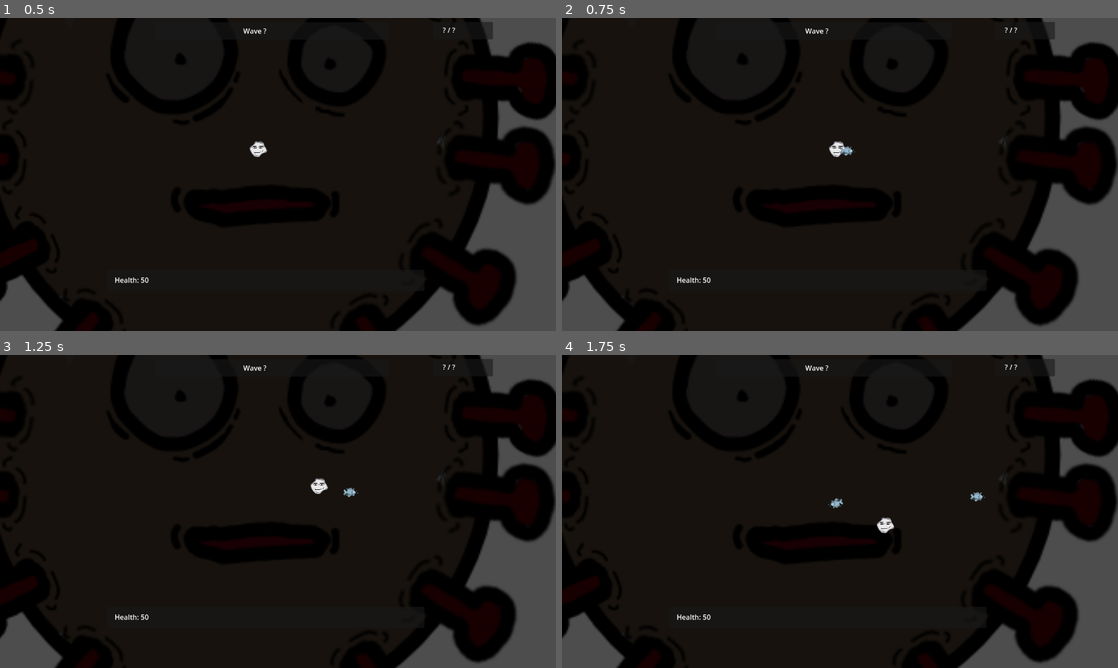
Above: before the commit, frames 1-4 (two rows, left to right).
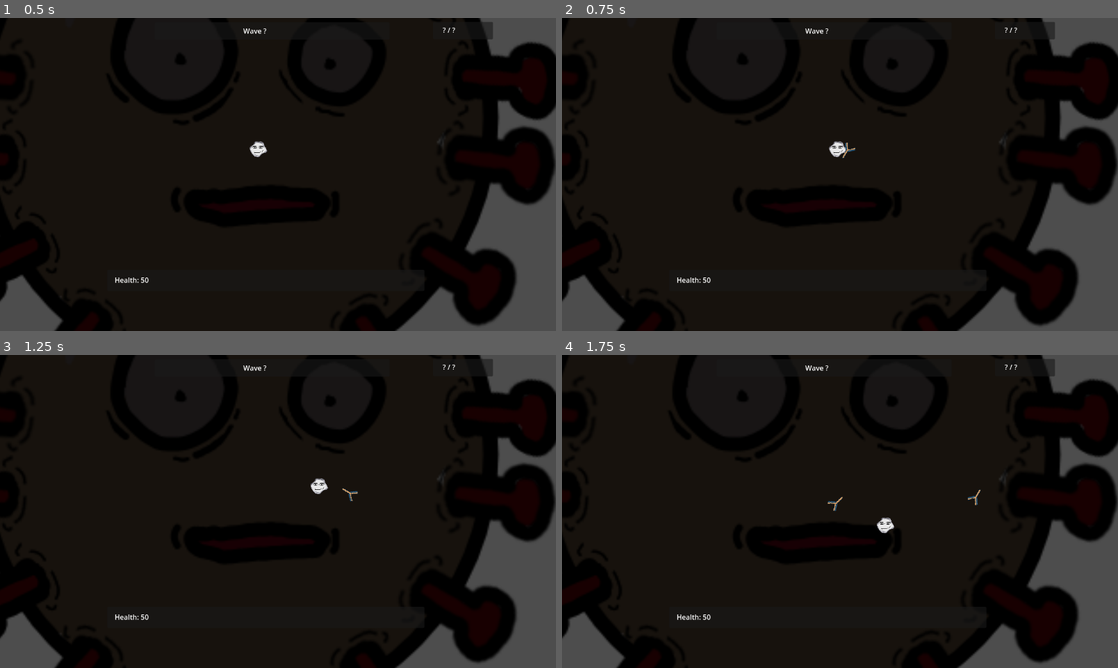
Above: after the commit, the same moments.

Repository: shirograhm/Project-Powerhouse
Game: Godot game, scene res://scenes/game.tscn
Same seed, same stepped clock (60 frames per second), same inputs: the game is played once before the commit and once after it.
Inputs (mouse positions are in pixels of both pictures, inside the frame that each line leads up to):
- Up to frame 1 (0.5 s): no input
- Up to frame 2 (0.75 s): tap Enter at 0.5 s; move the mouse to (962, 158) at 0.52 s; press the mouse at (962, 158) at 0.53 s; hold D (right) from 0.53 s (still down)
- Up to frame 3 (1.25 s): keep holding D (right)
- Up to frame 4 (1.75 s): move the mouse to (728, 527) at 1.27 s; release D (right) at 1.28 s; release the mouse at (728, 527) at 1.28 s; hold S (down) from 1.28 s (still down); click (728, 527) at 1.35 s

Frame 1 is identical in both runs. In frame 2, less than 0.1% of the frame differs, in the area x 50-53%, y 39-45%; in frame 3, less than 0.1%; in frame 4, 0.1%, in the area x 47-77%, y 42-50%.

Commit message:
added projectile_base and antibody projectile

Diff:
--- a/projectpowerhouse/scenes/enemies/enemy_demo.tscn
+++ b/projectpowerhouse/scenes/enemies/enemy_demo.tscn
@@ -7,6 +7,7 @@
 [sub_resource type="CircleShape2D" id="CircleShape2D_6cdo2"]
 
 [node name="EnemyDemo" instance=ExtResource("1_r256y")]
+collision_mask = 5
 health = 10.0
 damage = 10.0
 move_speed = 20.0
--- a/projectpowerhouse/scenes/game.tscn
+++ b/projectpowerhouse/scenes/game.tscn
@@ -1,9 +1,8 @@
-[gd_scene load_steps=8 format=3 uid="uid://btlnqkoa2cth5"]
+[gd_scene load_steps=7 format=3 uid="uid://btlnqkoa2cth5"]
 
 [ext_resource type="Script" path="res://scripts/game.gd" id="1_drvb0"]
 [ext_resource type="Texture2D" uid="uid://bnaxccbfj8ein" path="res://texures/Virus.png" id="2_7b3vt"]
 [ext_resource type="PackedScene" uid="uid://bmdt3aeem0yvb" path="res://scenes/player.tscn" id="3_mvtyn"]
-[ext_resource type="PackedScene" uid="uid://banm5oq63ip52" path="res://scenes/enemies/enemy_demo.tscn" id="4_ohd7j"]
 [ext_resource type="PackedScene" path="res://scenes/enemies/spawner.tscn" id="5_qpqp8"]
 [ext_resource type="PackedScene" uid="uid://d4co5sbcgnc11" path="res://scenes/hud.tscn" id="6_3ns4i"]
 
@@ -29,7 +28,6 @@
 curve = SubResource("Curve2D_ir7ye")
 spawn_time = 2.0
 spawn_parent = NodePath("..")
-spawn_scene = ExtResource("4_ohd7j")
 player_node = NodePath("../Player")
 
 [node name="Hud" parent="." instance=ExtResource("6_3ns4i")]
--- a/projectpowerhouse/scenes/player.tscn
+++ b/projectpowerhouse/scenes/player.tscn
@@ -2,7 +2,7 @@
 
 [ext_resource type="Texture2D" uid="uid://b54g18nbd0roi" path="res://texures/player.png" id="1_p076o"]
 [ext_resource type="Script" path="res://scripts/player.gd" id="1_rktpd"]
-[ext_resource type="PackedScene" uid="uid://7rbt8oegjtj3" path="res://scenes/goldfish.tscn" id="2_pgix3"]
+[ext_resource type="PackedScene" uid="uid://dqleoyv2bmiwy" path="res://scenes/projectiles/antibody.tscn" id="2_uyq6j"]
 
 [sub_resource type="CapsuleShape2D" id="CapsuleShape2D_qa2pt"]
 
@@ -10,7 +10,7 @@
 position = Vector2(500, 500)
 collision_mask = 22
 script = ExtResource("1_rktpd")
-Projectile = ExtResource("2_pgix3")
+Projectile = ExtResource("2_uyq6j")
 
 [node name="CollisionShape2D" type="CollisionShape2D" parent="."]
 shape = SubResource("CapsuleShape2D_qa2pt")
--- /dev/null
+++ b/projectpowerhouse/scenes/projectiles/antibody.tscn
@@ -0,0 +1,34 @@
+[gd_scene load_steps=5 format=3 uid="uid://dqleoyv2bmiwy"]
+
+[ext_resource type="Script" path="res://scripts/projectiles/antibody.gd" id="1_l6ckt"]
+[ext_resource type="Texture2D" uid="uid://bqwvvpkrwe54o" path="res://texures/antibody.png" id="2_e3fii"]
+
+[sub_resource type="CircleShape2D" id="CircleShape2D_jukcx"]
+radius = 16.0
+
+[sub_resource type="SpriteFrames" id="SpriteFrames_qg11i"]
+animations = [{
+"frames": [{
+"duration": 1.0,
+"texture": ExtResource("2_e3fii")
+}],
+"loop": true,
+"name": &"default",
+"speed": 5.0
+}]
+
+[node name="AntibodyController" type="Area2D"]
+collision_layer = 4
+collision_mask = 2
+script = ExtResource("1_l6ckt")
+spin_rate = 180
+
+[node name="CollisionShape2D" type="CollisionShape2D" parent="."]
+shape = SubResource("CircleShape2D_jukcx")
+
+[node name="AnimatedSprite2D" type="AnimatedSprite2D" parent="."]
+texture_filter = 1
+sprite_frames = SubResource("SpriteFrames_qg11i")
+
+[connection signal="area_entered" from="." to="." method="_on_area_entered"]
+[connection signal="body_entered" from="." to="." method="_on_body_entered"]
--- a/projectpowerhouse/scenes/goldfish.tscn
+++ b/projectpowerhouse/scenes/projectiles/goldfish.tscn
@@ -1,20 +1,20 @@
 [gd_scene load_steps=8 format=3 uid="uid://7rbt8oegjtj3"]
 
-[ext_resource type="Texture2D" uid="uid://cnrqn0s0juwkb" path="res://texures/goldfish.png" id="1_4f3af"]
-[ext_resource type="Script" path="res://scripts/goldfish.gd" id="1_sgfff"]
+[ext_resource type="Script" path="res://scripts/projectiles/goldfish.gd" id="1_l41wi"]
+[ext_resource type="Texture2D" uid="uid://cnrqn0s0juwkb" path="res://texures/goldfish.png" id="2_1u8em"]
 
 [sub_resource type="CircleShape2D" id="CircleShape2D_7fopc"]
 
 [sub_resource type="AtlasTexture" id="AtlasTexture_bba80"]
-atlas = ExtResource("1_4f3af")
+atlas = ExtResource("2_1u8em")
 region = Rect2(0, 0, 48, 48)
 
 [sub_resource type="AtlasTexture" id="AtlasTexture_uf7ks"]
-atlas = ExtResource("1_4f3af")
+atlas = ExtResource("2_1u8em")
 region = Rect2(48, 0, 48, 48)
 
 [sub_resource type="AtlasTexture" id="AtlasTexture_byfm4"]
-atlas = ExtResource("1_4f3af")
+atlas = ExtResource("2_1u8em")
 region = Rect2(96, 0, 48, 48)
 
 [sub_resource type="SpriteFrames" id="SpriteFrames_wcjk5"]
@@ -35,9 +35,10 @@
 }]
 
 [node name="GoldfishController" type="Area2D"]
+texture_filter = 1
 collision_layer = 4
 collision_mask = 2
-script = ExtResource("1_sgfff")
+script = ExtResource("1_l41wi")
 
 [node name="CollisionShape2D" type="CollisionShape2D" parent="."]
 shape = SubResource("CircleShape2D_7fopc")
@@ -46,7 +47,5 @@
 sprite_frames = SubResource("SpriteFrames_wcjk5")
 frame_progress = 0.554087
 
-[node name="Goldfish" type="Node2D" parent="."]
-
 [connection signal="area_entered" from="." to="." method="_on_area_entered"]
 [connection signal="body_entered" from="." to="." method="_on_body_entered"]
--- /dev/null
+++ b/projectpowerhouse/scenes/projectiles/projectile_base.tscn
@@ -0,0 +1,11 @@
+[gd_scene load_steps=2 format=3 uid="uid://bu07gb7wnni3j"]
+
+[ext_resource type="Script" path="res://scripts/projectiles/projectile_base.gd" id="1_avnq8"]
+
+[node name="ProjectileBaseController" type="Area2D"]
+texture_filter = 1
+collision_layer = 4
+collision_mask = 2
+script = ExtResource("1_avnq8")
+
+[node name="AnimatedSprite2D" type="AnimatedSprite2D" parent="."]
--- a/projectpowerhouse/scripts/goldfish.gd
+++ /dev/null
@@ -1,40 +0,0 @@
-class_name goldfish extends Area2D
-
-@export var lifetime := 10.0
-@export var direction:Vector2
-@export var speed := 300.0
-@export var damage := 5.0
-
-var collided_enemy:enemy_base = null;
-var life_timer:float
-# Called when the node enters the scene tree for the first time.
-func _ready() -> void:
-	life_timer = lifetime
-
-
-# Called every frame. 'delta' is the elapsed time since the previous frame.
-func _process(delta: float) -> void:
-	if life_timer > 0:
-		life_timer -= delta
-	else:
-		queue_free()
-
-func _physics_process(delta: float) -> void:
-	position += direction.normalized() * speed  * delta
-
-
-func handle_collision(collided: Node2D):
-	if collided is enemy_base:
-		print("is enemy base")
-		collided_enemy = collided as enemy_base
-		collided_enemy.take_damage(damage)
-		queue_free()
-	else:
-		queue_free()
-
-func _on_body_entered(body: Node2D) -> void:
-	handle_collision(body)
-
-
-func _on_area_entered(area: Area2D) -> void:
-	handle_collision(area)
--- a/projectpowerhouse/scripts/player.gd
+++ b/projectpowerhouse/scripts/player.gd
@@ -37,6 +37,10 @@
 		var goldfish_projectile = projectile as goldfish
 		goldfish_projectile.direction = global_position.direction_to(target)
 		goldfish_projectile.look_at(target)
+	elif projectile is antibody:
+		var antibody_projectile = projectile as antibody
+		antibody_projectile.direction = global_position.direction_to(target)
+		antibody_projectile.look_at(target)
 
 func die():
 	queue_free()
--- /dev/null
+++ b/projectpowerhouse/scripts/projectiles/antibody.gd
@@ -0,0 +1,19 @@
+class_name antibody extends projectile_base
+
+var collided_enemy:enemy_base = null;
+
+func handle_collision(collided: Node2D):
+	if collided is enemy_base:
+		collided_enemy = collided as enemy_base
+		collided_enemy.take_damage(damage)
+		queue_free()
+	else:
+		queue_free()
+
+func _on_body_entered(body: Node2D) -> void:
+	handle_collision(body)
+
+
+
+func _on_area_entered(area: Area2D) -> void:
+	handle_collision(area)
--- /dev/null
+++ b/projectpowerhouse/scripts/projectiles/goldfish.gd
@@ -0,0 +1,19 @@
+class_name goldfish extends projectile_base
+
+var collided_enemy:enemy_base = null;
+
+
+func handle_collision(collided: Node2D):
+	if collided is enemy_base:
+		collided_enemy = collided as enemy_base
+		collided_enemy.take_damage(damage)
+		queue_free()
+	else:
+		queue_free()
+
+func _on_body_entered(body: Node2D) -> void:
+	handle_collision(body)
+
+
+func _on_area_entered(area: Area2D) -> void:
+	handle_collision(area)
--- /dev/null
+++ b/projectpowerhouse/scripts/projectiles/projectile_base.gd
@@ -0,0 +1,26 @@
+class_name projectile_base extends Area2D
+
+@export var lifetime := 10.0
+@export var direction:Vector2
+@export var speed := 300.0
+@export var damage := 5.0
+@export var spin_rate := 0
+
+var life_timer:float
+
+func _ready() -> void:
+	life_timer = lifetime
+
+func _process(delta: float) -> void:
+	if life_timer > 0:
+		life_timer -= delta
+	else:
+		queue_free()
+
+func handle_collision(collided: Node2D):
+	pass
+
+func _physics_process(delta: float) -> void:
+	position += direction.normalized() * speed  * delta
+	if spin_rate > 0:
+		$AnimatedSprite2D.rotation_degrees = $AnimatedSprite2D.rotation_degrees + spin_rate * delta
Binary file added: projectpowerhouse/texures/antibody.png
Not shown, added: projectpowerhouse/texures/antibody.png.import
